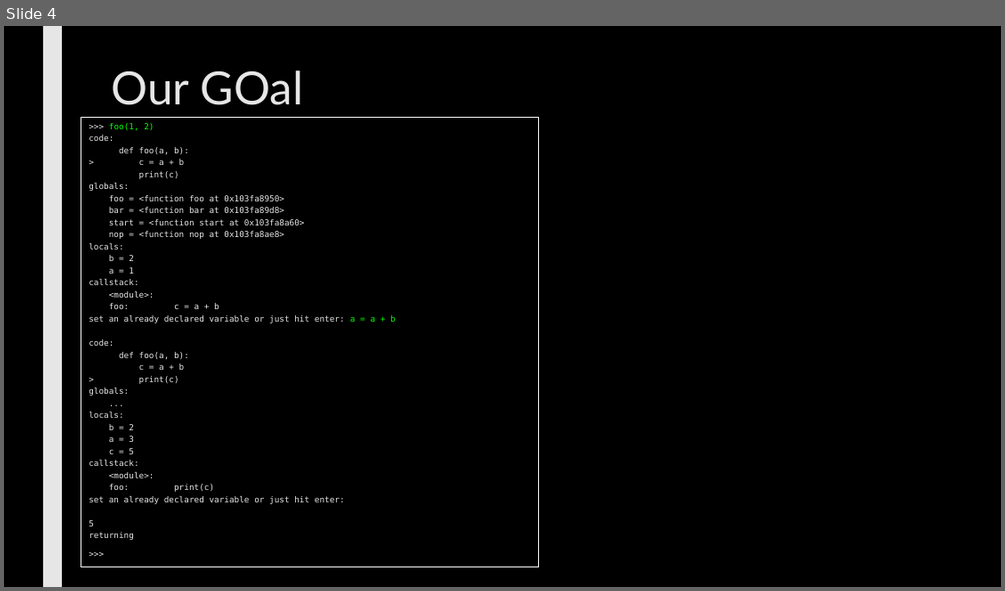
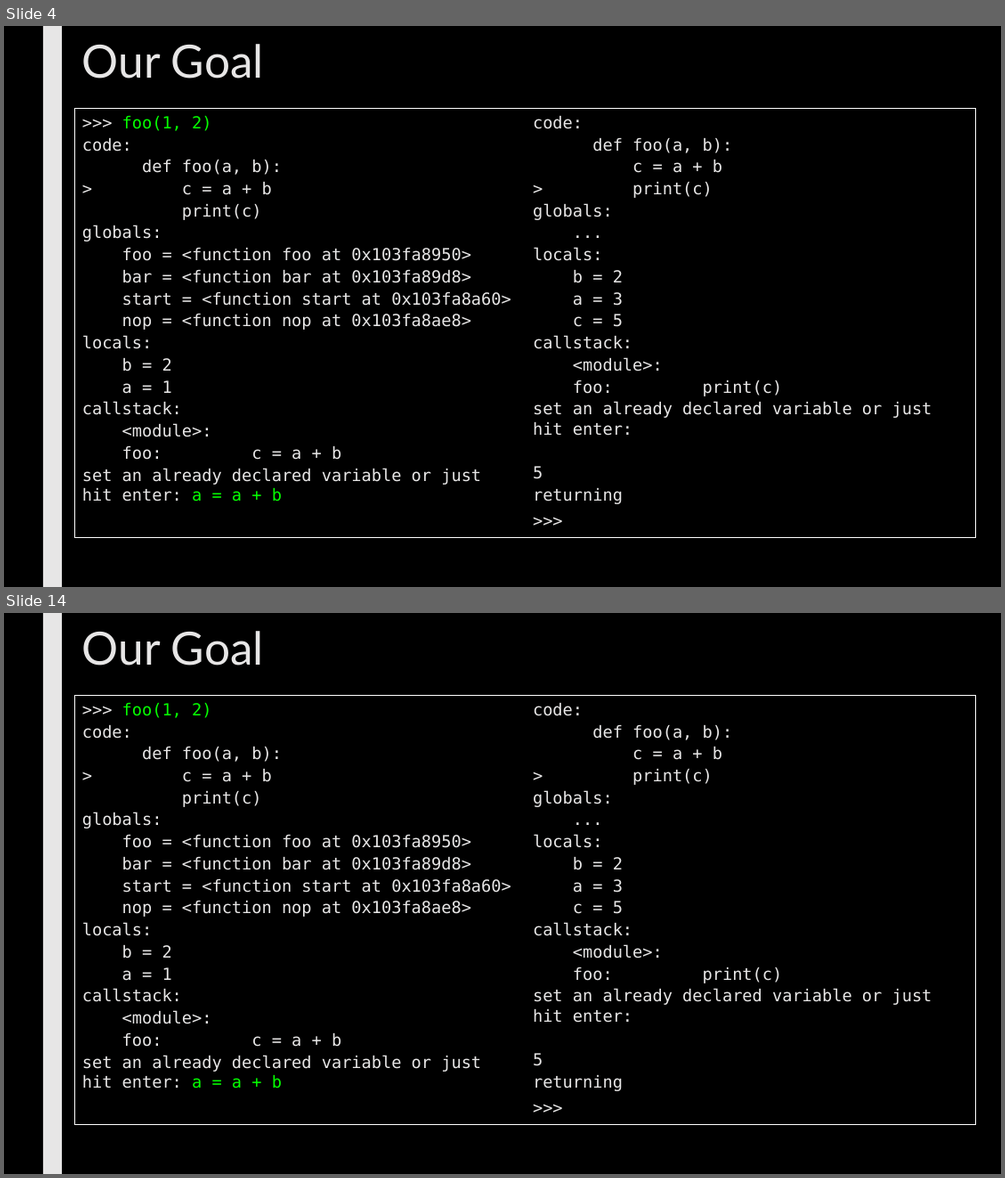
Before and after one commit to max7patek/metaprogramming, a slide deck: slides/06-PythonReflection.pptx. Shown one above the other, each under a label of ours: slide 4 before the commit, slides 4 and 14 after it; the slides between them are not shown. The pictures are 1005x591 and 1005x1178 pixels, drawn with LibreOffice and Linux fonts; fonts in the diff are those of the drawing. Boxes give left, top, right and bottom in pixels: in the first picture for what was removed or moved away, otherwise in the second. Text is boxed around its words. In the diff, an @@ line names an element or a change of style, - is before the commit and + after.

```diff
--- a/slides/06-PythonReflection.pptx
+++ b/slides/06-PythonReflection.pptx
@@ slide 14 added at (4, 613, 1001, 1174), background #000000; not listed: 1 template element that a slide beside it also shows @@
@@ title added at (82, 631, 264, 666), 44 pt, text #E7E6E6 @@
+Our Goal
@@ rectangle added at (75, 695, 976, 1125), outline #FFFFFF 0.75 pt, 16 pt, text #E7E6E6 @@
+>>> foo(1, 2)
+code:
+def foo(a, b):
+> c = a + b
+print(c)
+globals:
+foo = <function foo at 0x103fa8950>
+bar = <function bar at 0x103fa89d8>
+start = <function start at 0x103fa8a60>
+nop = <function nop at 0x103fa8ae8>
+locals:
+b = 2
+a = 1
+callstack:
+<module>:
+foo: c = a + b
+set an already declared variable or just hit enter: a = a + b
+code:
+def foo(a, b):
+c = a + b
+> print(c)
+globals:
+...
+locals:
+b = 2
+a = 3
+c = 5
+callstack:
+<module>:
+foo: print(c)
+set an already declared variable or just hit enter:
+5
+returning
+>>>
@@ slide 4 changed as well @@
@@ title at (82, 44, 264, 79): text changed @@
-Our GOal
+Our Goal
@@ rectangle ">>> foo(1, 2)": place and size @@
-rectangle ">>> foo(1, 2)" at (81, 118, 538, 566)
+rectangle ">>> foo(1, 2)" at (75, 108, 976, 538)
@@ rectangle ">>> foo(1, 2)" at (75, 108, 976, 538): size 8 to 16 pt; columns 1 to 2 @@
```
Also in this commit, not shown: 2 other slides changed, 26 other slides added, 1 other file.
